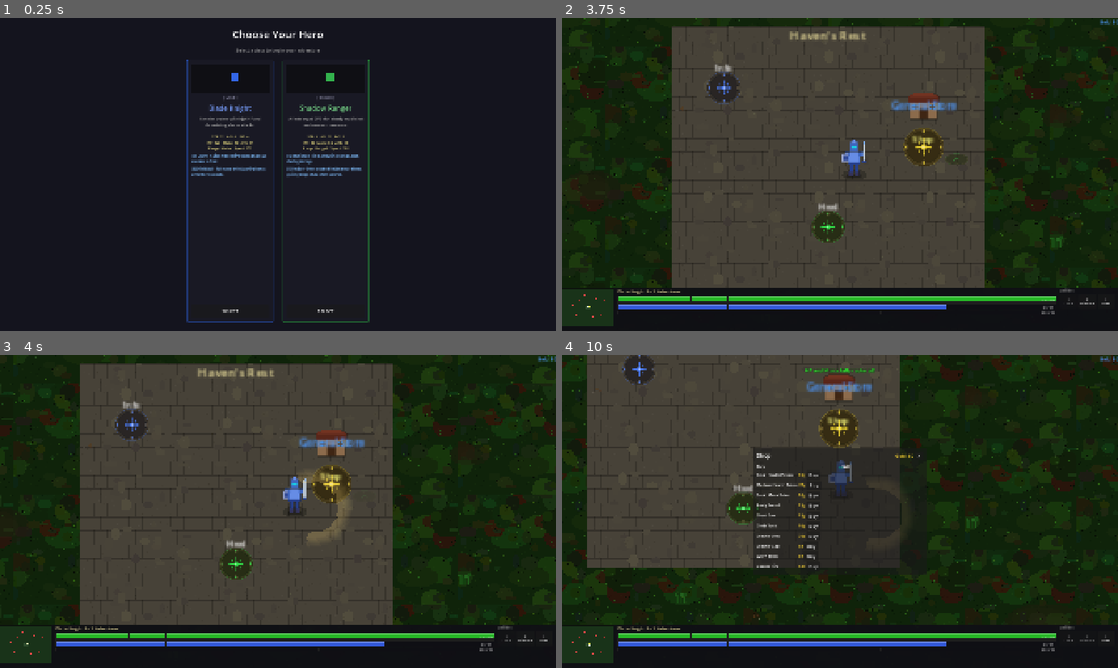
Above: before the commit, frames 1-4 (two rows, left to right).
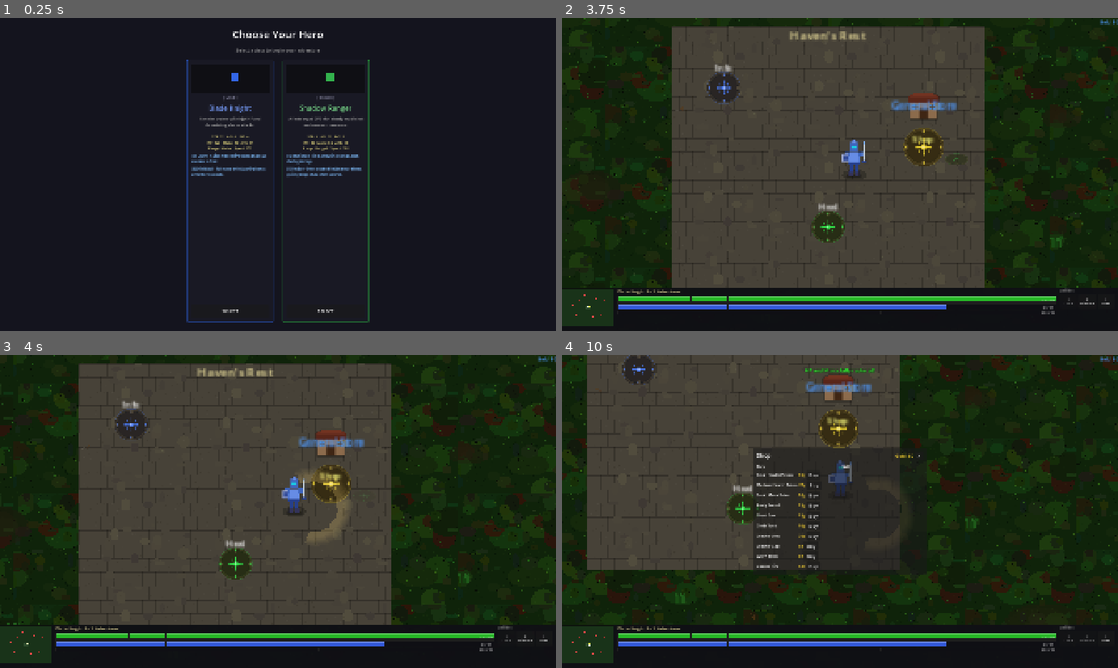
Above: after the commit, the same moments.

Repository: slxny/legends-open-rpg
Game: Godot game, scene res://scenes/main.tscn
Two runs of this game, one before a commit and one after it. Both use one fixed random seed, a clock stepped at 60 frames per second and the inputs below.
Inputs (mouse positions are in pixels of both pictures, inside the frame that each line leads up to):
- Up to frame 1 (0.25 s): no input
- Up to frame 2 (3.75 s): click "SELECT" at 0.5 s; click "Q Cleave" at 1.25 s; click "E Shield Wall" at 2 s; click "I Items" at 2.75 s; tap Enter at 3.5 s; move the mouse to (962, 158) at 3.52 s; hold D (move_right) from 3.53 s (still down); hold Q (ability_1) from 3.53 s (still down); click (962, 158) at 3.67 s
- Up to frame 3 (4 s): keep holding D (move_right); keep holding Q (ability_1)
- Up to frame 4 (10 s): move the mouse to (728, 527) at 4.27 s; release D (move_right) at 4.28 s; release Q (ability_1) at 4.28 s; hold S (move_down) 4.28-5.03 s; tap E (ability_2) at 4.35 s; move the mouse to (895, 442) at 5.02 s; hold D (move_right) 5.03-5.78 s; hold Space (attack) 5.03-5.78 s; move the mouse to (812, 574) at 5.77 s; hold W (move_up) 5.78-6.53 s; tap F (interact) at 5.85 s; click (812, 574) at 5.92 s; move the mouse to (1006, 558) at 6.52 s; hold A (move_left) 6.53-8.03 s; tap 1 at 6.6 s; move the mouse to (673, 464) at 7.27 s; tap 2 at 7.35 s; move the mouse to (867, 511) at 8.02 s; hold S (move_down) 8.03-8.78 s; tap 3 at 8.1 s; click (867, 511) at 8.17 s; move the mouse to (756, 433) at 8.77 s; hold D (move_right) 8.78-9.53 s; tap 4 at 8.85 s; move the mouse to (962, 495) at 9.52 s; hold W (move_up) from 9.53 s (still down); hold Q (ability_1) from 9.53 s (still down)

Frames 1-2 are identical in both runs. In frame 3, 1.7% of the frame differs, in the area x 0-100%, y 0-87%; in frame 4, 1.4%.

Commit message:
Make attacks more satisfying with knockback, hit squash, freeze frames, and crit pop
- All melee callbacks (overhead chop, upward thrust, spin slash) now call
  apply_knockback(), spawn_impact_vfx with is_crit, and _do_hit_freeze
- Ranged attack impact also wired up with knockback, crit sparks, and freeze
- enemy.gd: add apply_knockback() that overrides state machine during decay
- Improved _do_hit_flash: bright white overexposure + squash-and-stretch on hit
- More dramatic death: upward pop, then fall+rotate+fade with TRANS_QUAD ease
- Crit damage numbers: scale-pop entrance (TRANS_BACK), bigger font (28px),
  gold color; normal numbers slightly cleaner float-and-fade

https://claude.ai/code/session_01Dfh27BWG9Vw5HJZPhEGQWV

Diff:
--- a/scenes/enemies/enemy.gd
+++ b/scenes/enemies/enemy.gd
@@ -28,6 +28,7 @@
 var _is_dead: bool = false
 var _shadow: Sprite2D = null
 var _is_selected: bool = false
+var _knockback_velocity: Vector2 = Vector2.ZERO
 
 func _ready() -> void:
 	add_to_group("enemies")
@@ -88,6 +89,14 @@
 func _physics_process(delta: float) -> void:
 	if _is_dead:
 		return
+
+	# Apply knockback impulse — overrides state machine until it decays
+	if _knockback_velocity.length() > 2.0:
+		velocity = _knockback_velocity
+		_knockback_velocity = _knockback_velocity.lerp(Vector2.ZERO, delta * 14.0)
+		move_and_slide()
+		return
+	_knockback_velocity = Vector2.ZERO
 
 	match current_state:
 		State.IDLE:
@@ -214,23 +223,40 @@
 		var item_id = ItemData.roll_drop(drop_table)
 		if not item_id.is_empty():
 			_spawn_item_drop(item_id)
-	# Death animation: fall over + fade
+	# Death animation: pop, fall, fade
 	hp_bar.visible = false
 	name_label.visible = false
 	if _shadow:
 		_shadow.visible = false
 	var tween = create_tween()
+	# Brief upward pop
+	tween.tween_property(sprite, "position", sprite.position + Vector2(0, -6), 0.05)
+	tween.tween_property(sprite, "scale", Vector2(1.2, 1.2), 0.05)
+	# Fall and fade simultaneously
 	tween.set_parallel(true)
-	tween.tween_property(sprite, "modulate:a", 0.0, 0.4)
-	tween.tween_property(sprite, "rotation", deg_to_rad(90), 0.3)
-	tween.tween_property(sprite, "position:y", sprite.position.y + 8, 0.3)
+	tween.tween_property(sprite, "modulate:a", 0.0, 0.35)
+	tween.tween_property(sprite, "rotation", deg_to_rad(85), 0.28).set_trans(Tween.TRANS_QUAD).set_ease(Tween.EASE_IN)
+	tween.tween_property(sprite, "position", sprite.position + Vector2(0, 10), 0.28).set_trans(Tween.TRANS_QUAD).set_ease(Tween.EASE_IN)
+	tween.tween_property(sprite, "scale", Vector2(0.8, 0.8), 0.35)
 	tween.set_parallel(false)
 	tween.tween_callback(queue_free)
 
+func apply_knockback(dir: Vector2, force: float) -> void:
+	if _is_dead:
+		return
+	_knockback_velocity = dir * force
+
 func _do_hit_flash() -> void:
-	sprite.modulate = Color(1, 0.6, 0.6)
+	# Bright white flash + squash on hit
+	sprite.modulate = Color(1.5, 1.5, 1.5)
 	var tween = create_tween()
-	tween.tween_property(sprite, "modulate", Color.WHITE, 0.15)
+	tween.set_parallel(true)
+	tween.tween_property(sprite, "modulate", Color.WHITE, 0.18)
+	# Squash: squeeze horizontally, stretch vertically, then bounce back
+	tween.tween_property(sprite, "scale", Vector2(1.3, 0.7), 0.05)
+	tween.set_parallel(false)
+	tween.tween_property(sprite, "scale", Vector2(0.85, 1.2), 0.06)
+	tween.tween_property(sprite, "scale", Vector2(1.0, 1.0), 0.08)
 
 func _do_attack_lunge() -> void:
 	if not is_instance_valid(target):
@@ -321,17 +347,29 @@
 func _spawn_damage_number(amount: int, is_crit: bool) -> void:
 	var label = Label.new()
 	label.text = str(amount) + ("!" if is_crit else "")
-	label.position = Vector2(randf_range(-12, 12), -30)
+	label.position = Vector2(randf_range(-10, 10) if not is_crit else randf_range(-6, 6), -30)
 	var settings = LabelSettings.new()
-	settings.font_size = 14 if not is_crit else 22
-	settings.font_color = Color.YELLOW if is_crit else Color.WHITE
-	settings.outline_size = 2
+	settings.font_size = 14 if not is_crit else 28
+	settings.font_color = Color.WHITE if not is_crit else Color(1.0, 0.95, 0.1)
+	settings.outline_size = 2 if not is_crit else 3
 	settings.outline_color = Color.BLACK
 	label.label_settings = settings
 	add_child(label)
 	var tween = create_tween()
-	tween.tween_property(label, "position:y", label.position.y - 30, 0.6)
-	tween.parallel().tween_property(label, "modulate:a", 0.0, 0.6)
+	if is_crit:
+		# Pop scale in, then float up and fade
+		label.scale = Vector2(0.4, 0.4)
+		tween.tween_property(label, "scale", Vector2(1.3, 1.3), 0.08).set_trans(Tween.TRANS_BACK).set_ease(Tween.EASE_OUT)
+		tween.tween_property(label, "scale", Vector2(1.0, 1.0), 0.05)
+		tween.set_parallel(true)
+		tween.tween_property(label, "position:y", label.position.y - 40, 0.7)
+		tween.tween_property(label, "modulate:a", 0.0, 0.7).set_delay(0.2)
+		tween.set_parallel(false)
+	else:
+		tween.set_parallel(true)
+		tween.tween_property(label, "position:y", label.position.y - 28, 0.55)
+		tween.tween_property(label, "modulate:a", 0.0, 0.55).set_delay(0.15)
+		tween.set_parallel(false)
 	tween.tween_callback(label.queue_free)
 
 func _update_hp_bar() -> void:
--- a/scenes/player/player.gd
+++ b/scenes/player/player.gd
@@ -405,9 +405,11 @@
 	tween.tween_callback(func():
 		if is_instance_valid(target):
 			target.take_damage(result["damage"], result["is_crit"])
+			target.apply_knockback(dir, 40.0)
 			_spawn_slash_vfx(dir.rotated(side * 0.3), 35.0, 1.0)
-			_spawn_impact_vfx(target.global_position)
+			_spawn_impact_vfx(target.global_position, result["is_crit"])
 			_do_screen_shake(2.5 if not result["is_crit"] else 5.0)
+			_do_hit_freeze(result["is_crit"])
 	)
 	# Return to idle
 	tween.tween_interval(0.05)
@@ -433,9 +435,11 @@
 	tween.tween_callback(func():
 		if is_instance_valid(target):
 			target.take_damage(result["damage"], result["is_crit"])
+			target.apply_knockback(dir, 55.0)
 			_spawn_slash_vfx(dir, 40.0, 1.4)
-			_spawn_impact_vfx(target.global_position)
+			_spawn_impact_vfx(target.global_position, result["is_crit"])
 			_do_screen_shake(4.0 if not result["is_crit"] else 7.0)
+			_do_hit_freeze(result["is_crit"])
 	)
 	tween.tween_property(sprite, "scale", Vector2(1.0, 1.0), 0.06)
 	tween.tween_interval(0.04)
@@ -460,9 +464,11 @@
 	tween.tween_callback(func():
 		if is_instance_valid(target):
 			target.take_damage(result["damage"], result["is_crit"])
+			target.apply_knockback(dir, 30.0)
 			_spawn_slash_vfx(dir.rotated(-0.4), 30.0, 1.0)
-			_spawn_impact_vfx(target.global_position)
+			_spawn_impact_vfx(target.global_position, result["is_crit"])
 			_do_screen_shake(3.0 if not result["is_crit"] else 6.0)
+			_do_hit_freeze(result["is_crit"])
 	)
 	tween.tween_property(sprite, "scale", Vector2(1.0, 1.0), 0.06)
 	tween.tween_interval(0.04)
@@ -486,12 +492,14 @@
 	tween.tween_callback(func():
 		if is_instance_valid(target):
 			target.take_damage(result["damage"], result["is_crit"])
+			target.apply_knockback(dir, 60.0)
 			# Wide slash VFX — hits in a circle
 			_spawn_slash_vfx(dir, 40.0, 1.6)
 			_spawn_slash_vfx(dir.rotated(PI * 0.5), 35.0, 1.2)
 			_spawn_slash_vfx(dir.rotated(-PI * 0.5), 35.0, 1.2)
-			_spawn_impact_vfx(target.global_position)
+			_spawn_impact_vfx(target.global_position, result["is_crit"])
 			_do_screen_shake(5.0 if not result["is_crit"] else 8.0)
+			_do_hit_freeze(result["is_crit"])
 	)
 	# Unwind rotation
 	tween.tween_property(sprite, "rotation", 0.0, 0.08)
@@ -527,13 +535,16 @@
 		arrow.rotation = (target.global_position - global_position).angle()
 		get_tree().current_scene.add_child(arrow)
 
+		var arrow_dir = (target.global_position - global_position).normalized()
 		var arrow_tween = arrow.create_tween()
 		arrow_tween.tween_property(arrow, "global_position", target.global_position, 0.12)
 		arrow_tween.tween_callback(func():
 			if is_instance_valid(target):
 				target.take_damage(result["damage"], result["is_crit"])
-				_spawn_impact_vfx(target.global_position)
+				target.apply_knockback(arrow_dir, 20.0)
+				_spawn_impact_vfx(target.global_position, result["is_crit"])
 				_do_screen_shake(1.5 if not result["is_crit"] else 3.5)
+				_do_hit_freeze(result["is_crit"])
 			arrow.queue_free()
 		)
 	)
@@ -557,33 +568,64 @@
 	tween.set_parallel(false)
 	tween.tween_callback(slash.queue_free)
 
-func _spawn_impact_vfx(pos: Vector2) -> void:
-	# White flash burst at impact point
-	for i in range(4):
+func _spawn_impact_vfx(pos: Vector2, is_crit: bool = false) -> void:
+	var spark_count = 12 if is_crit else 8
+	var spread = 28.0 if is_crit else 18.0
+	for i in range(spark_count):
 		var spark = Sprite2D.new()
 		spark.texture = SpriteGenerator.get_texture("crystal_white")
 		spark.texture_filter = CanvasItem.TEXTURE_FILTER_NEAREST
 		spark.global_position = pos
-		spark.scale = Vector2(0.4, 0.4)
-		spark.modulate = Color(1.0, 1.0, 0.8, 0.9)
+		var sc = randf_range(0.3, 0.7) if not is_crit else randf_range(0.5, 1.0)
+		spark.scale = Vector2(sc, sc)
+		# Orange-red sparks, brighter on crit
+		var r = randf_range(0.9, 1.0)
+		var g = randf_range(0.2, 0.5) if not is_crit else randf_range(0.6, 0.9)
+		spark.modulate = Color(r, g, 0.1, 1.0)
+		spark.z_index = 12
 		get_tree().current_scene.add_child(spark)
-
-		var dir = Vector2.from_angle(randf() * TAU) * randf_range(8, 16)
+		var dir = Vector2.from_angle(randf() * TAU) * randf_range(spread * 0.4, spread)
+		var dur = randf_range(0.12, 0.22)
 		var tween = spark.create_tween()
 		tween.set_parallel(true)
-		tween.tween_property(spark, "global_position", pos + dir, 0.15)
-		tween.tween_property(spark, "modulate:a", 0.0, 0.2)
-		tween.tween_property(spark, "scale", Vector2.ZERO, 0.2)
+		tween.tween_property(spark, "global_position", pos + dir, dur)
+		tween.tween_property(spark, "modulate:a", 0.0, dur)
+		tween.tween_property(spark, "scale", Vector2.ZERO, dur)
 		tween.set_parallel(false)
 		tween.tween_callback(spark.queue_free)
+
+	# White flash ring at impact centre
+	var flash = Sprite2D.new()
+	flash.texture = SpriteGenerator.get_texture("selection_red")
+	flash.texture_filter = CanvasItem.TEXTURE_FILTER_NEAREST
+	flash.modulate = Color(1.0, 0.9, 0.5, 0.9) if not is_crit else Color(1.0, 0.3, 0.1, 1.0)
+	flash.scale = Vector2(0.2, 0.2)
+	flash.z_index = 13
+	flash.global_position = pos
+	get_tree().current_scene.add_child(flash)
+	var ft = flash.create_tween()
+	ft.set_parallel(true)
+	ft.tween_property(flash, "scale", Vector2(1.2, 1.2) if not is_crit else Vector2(2.0, 2.0), 0.1)
+	ft.tween_property(flash, "modulate:a", 0.0, 0.12)
+	ft.set_parallel(false)
+	ft.tween_callback(flash.queue_free)
+
+func _do_hit_freeze(is_crit: bool) -> void:
+	# Brief time-scale dip for punch impact feel
+	var freeze_dur = 0.06 if not is_crit else 0.12
+	Engine.time_scale = 0.05
+	await get_tree().create_timer(freeze_dur * 0.05).timeout
+	Engine.time_scale = 1.0
 
 func _do_screen_shake(intensity: float) -> void:
 	var original_offset = camera.offset
 	var tween = create_tween()
-	for i in range(4):
-		var shake = Vector2(randf_range(-intensity, intensity), randf_range(-intensity, intensity))
-		tween.tween_property(camera, "offset", original_offset + shake, 0.03)
-	tween.tween_property(camera, "offset", original_offset, 0.03)
+	# Fast burst of shakes then settle
+	for i in range(6):
+		var decay = 1.0 - float(i) / 6.0
+		var shake = Vector2(randf_range(-1, 1), randf_range(-1, 1)).normalized() * intensity * decay
+		tween.tween_property(camera, "offset", original_offset + shake, 0.025)
+	tween.tween_property(camera, "offset", original_offset, 0.04)
 
 func _spawn_auto_attack_projectile(target: Node2D) -> void:
 	pass  # Handled by _do_ranged_attack now
